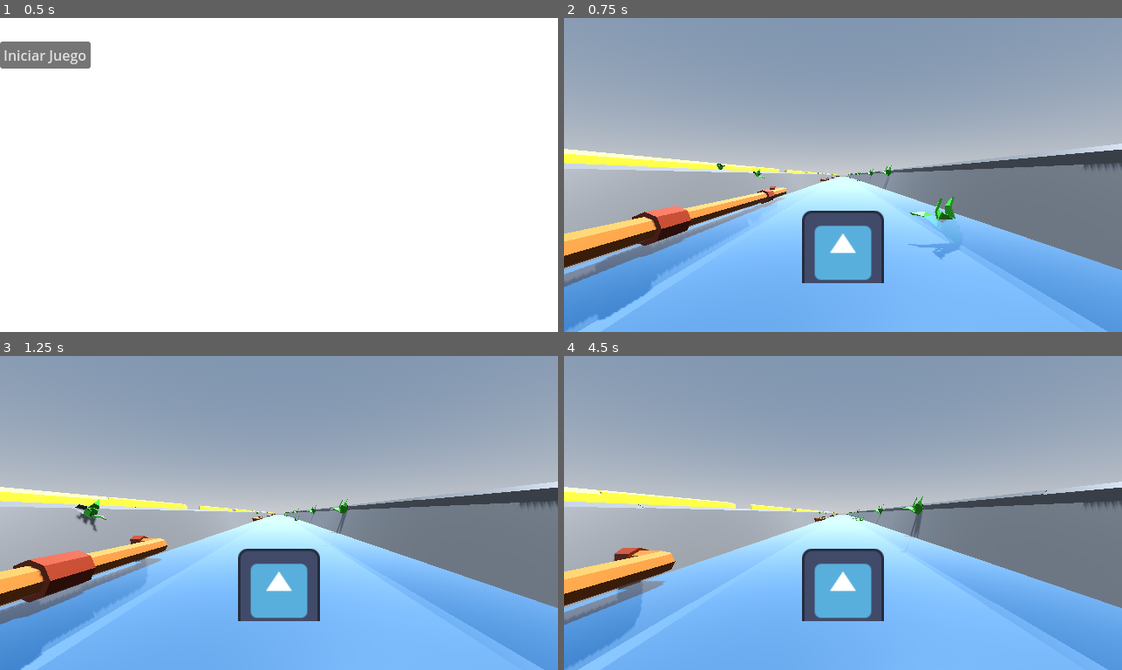
Above: before the commit, frames 1-4 (two rows, left to right).
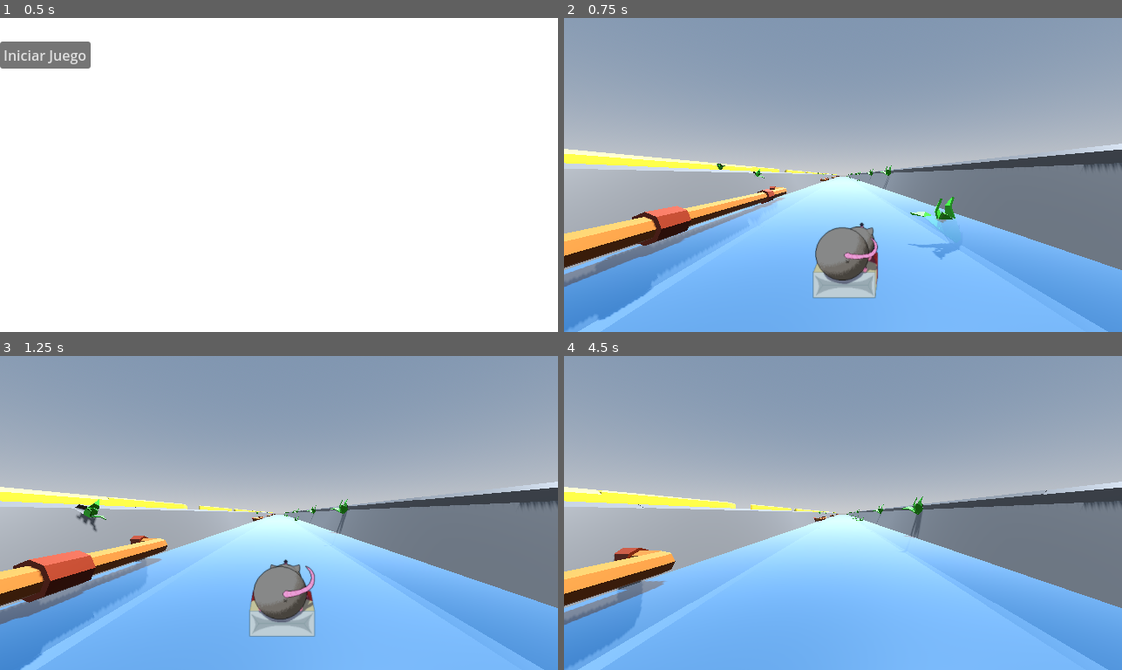
Above: after the commit, the same moments.

Repository: NahuelArrieta/RataSurfer
Game: Godot game, scene res://ui/StartMenu.tscn
The game is run twice, just before and just after one commit, with the same random seed, the same clock (stepped at 60 frames per second) and the same inputs. The engine's default icon, where the game draws it, is replaced by a stand-in: a white triangle on a blue panel in a dark square.
Inputs:
- Up to frame 1 (0.5 s): no input
- Up to frame 2 (0.75 s): click "Iniciar Juego" at 0.5 s
- Up to frame 3 (1.25 s): no input
- Up to frame 4 (4.5 s): hold Right (right) 1.28-2.03 s; tap Up (jump, bound only after the commit) at 1.35, 1.52, 1.82, 2.1, 2.27, 2.57, 2.85, 3.6, 3.77, 4.07, 4.35 s; hold Down (down) 2.03-2.78 s; hold Right (right) 2.78-4.28 s; hold Left (left) from 4.28 s (still down)

Frame 1 is identical in both runs. In frame 2, 3.9% of the frame differs, in the area x 42-58%, y 61-90%; in frame 3, 3.9%; in frame 4, 3.4%.

Commit message:
added sprite animations and jump

Diff:
--- /dev/null
+++ b/entities/animation_player.gd
@@ -0,0 +1,10 @@
+extends AnimationPlayer
+
+
+func _on_movement_handler_player_jumped() -> void:
+	play("jump")
+
+
+func _on_animation_finished(anim_name: StringName) -> void:
+	if anim_name == "jump":
+		play("idle")
--- a/entities/movement_handler.gd
+++ b/entities/movement_handler.gd
@@ -1,8 +1,12 @@
 extends Node
+
+signal player_jumped
 
 @onready var player: CharacterBody3D = $".."
 @onready var right_ray: RayCast3D = $"../RightRay"
 @onready var left_ray: RayCast3D = $"../LeftRay"
+@onready var jump_timer: Timer = $JumpTimer
+
 @export var lane_size := 5
 
 
@@ -31,6 +35,11 @@
 
 	elif Input.is_action_just_pressed("right"):
 		handle_x_movement(1)
+
+	if Input.is_action_just_pressed("jump"):
+		player_jumped.emit()
+		player.position += Vector3(0, 2.5, 0)
+		jump_timer.start()
 
 
 func handle_x_movement(direction):
@@ -73,3 +82,7 @@
 		lane = 1
 		player.position.x -= lane_size
 	player.position.y = 0
+
+
+func _on_jump_timer_timeout() -> void:
+	player.position -= Vector3(0, 2.5, 0)
--- a/entities/player.tscn
+++ b/entities/player.tscn
@@ -1,19 +1,234 @@
-[gd_scene load_steps=4 format=3 uid="uid://5ylubghgfke4"]
-
-[ext_resource type="Texture2D" uid="uid://ck5rvx6etc8mn" path="res://icon.svg" id="1_merdl"]
+[gd_scene load_steps=31 format=3 uid="uid://5ylubghgfke4"]
+
+[ext_resource type="Texture2D" uid="uid://gj7oli6ijf64" path="res://art/sprites/PowerVino.png" id="1_b0kkn"]
 [ext_resource type="Script" uid="uid://n3cq2i6dore5" path="res://entities/movement_handler.gd" id="2_b0kkn"]
+[ext_resource type="Texture2D" uid="uid://chnbgr0gnfrxh" path="res://art/sprites/Saltar.png" id="2_e4p34"]
+[ext_resource type="Script" uid="uid://b1qv4lsclr54t" path="res://entities/animation_player.gd" id="4_rfe5m"]
+
+[sub_resource type="AtlasTexture" id="AtlasTexture_rfe5m"]
+atlas = ExtResource("1_b0kkn")
+region = Rect2(0, 0, 1200, 1200)
+
+[sub_resource type="AtlasTexture" id="AtlasTexture_qly61"]
+atlas = ExtResource("1_b0kkn")
+region = Rect2(1200, 0, 1200, 1200)
+
+[sub_resource type="AtlasTexture" id="AtlasTexture_qsoyl"]
+atlas = ExtResource("1_b0kkn")
+region = Rect2(2400, 0, 1200, 1200)
+
+[sub_resource type="AtlasTexture" id="AtlasTexture_6nm46"]
+atlas = ExtResource("1_b0kkn")
+region = Rect2(3600, 0, 1200, 1200)
+
+[sub_resource type="AtlasTexture" id="AtlasTexture_i623q"]
+atlas = ExtResource("1_b0kkn")
+region = Rect2(4800, 0, 1200, 1200)
+
+[sub_resource type="AtlasTexture" id="AtlasTexture_ef06p"]
+atlas = ExtResource("1_b0kkn")
+region = Rect2(6000, 0, 1200, 1200)
+
+[sub_resource type="AtlasTexture" id="AtlasTexture_tjdhl"]
+atlas = ExtResource("1_b0kkn")
+region = Rect2(7200, 0, 1200, 1200)
+
+[sub_resource type="AtlasTexture" id="AtlasTexture_x08pd"]
+atlas = ExtResource("2_e4p34")
+region = Rect2(0, 0, 1200, 1200)
+
+[sub_resource type="AtlasTexture" id="AtlasTexture_dchgp"]
+atlas = ExtResource("2_e4p34")
+region = Rect2(1200, 0, 1200, 1200)
+
+[sub_resource type="AtlasTexture" id="AtlasTexture_kdgjc"]
+atlas = ExtResource("2_e4p34")
+region = Rect2(2400, 0, 1200, 1200)
+
+[sub_resource type="AtlasTexture" id="AtlasTexture_q0i8f"]
+atlas = ExtResource("2_e4p34")
+region = Rect2(3600, 0, 1200, 1200)
+
+[sub_resource type="AtlasTexture" id="AtlasTexture_0i614"]
+atlas = ExtResource("2_e4p34")
+region = Rect2(4800, 0, 1200, 1200)
+
+[sub_resource type="AtlasTexture" id="AtlasTexture_oprnr"]
+atlas = ExtResource("2_e4p34")
+region = Rect2(6000, 0, 1200, 1200)
+
+[sub_resource type="AtlasTexture" id="AtlasTexture_8rie4"]
+atlas = ExtResource("2_e4p34")
+region = Rect2(7200, 0, 1200, 1200)
+
+[sub_resource type="AtlasTexture" id="AtlasTexture_dp3pk"]
+atlas = ExtResource("2_e4p34")
+region = Rect2(8400, 0, 1200, 1200)
+
+[sub_resource type="AtlasTexture" id="AtlasTexture_cgp7q"]
+atlas = ExtResource("2_e4p34")
+region = Rect2(9600, 0, 1200, 1200)
+
+[sub_resource type="AtlasTexture" id="AtlasTexture_1n8aq"]
+atlas = ExtResource("2_e4p34")
+region = Rect2(10800, 0, 1200, 1200)
+
+[sub_resource type="AtlasTexture" id="AtlasTexture_28s6d"]
+atlas = ExtResource("2_e4p34")
+region = Rect2(12000, 0, 1200, 1200)
+
+[sub_resource type="AtlasTexture" id="AtlasTexture_cicqb"]
+atlas = ExtResource("2_e4p34")
+region = Rect2(13200, 0, 1200, 1200)
+
+[sub_resource type="AtlasTexture" id="AtlasTexture_hj0ki"]
+atlas = ExtResource("2_e4p34")
+region = Rect2(14400, 0, 1200, 1200)
+
+[sub_resource type="SpriteFrames" id="SpriteFrames_fruft"]
+animations = [{
+"frames": [{
+"duration": 1.0,
+"texture": SubResource("AtlasTexture_rfe5m")
+}, {
+"duration": 1.0,
+"texture": SubResource("AtlasTexture_qly61")
+}, {
+"duration": 1.0,
+"texture": SubResource("AtlasTexture_qsoyl")
+}, {
+"duration": 1.0,
+"texture": SubResource("AtlasTexture_6nm46")
+}, {
+"duration": 1.0,
+"texture": SubResource("AtlasTexture_i623q")
+}, {
+"duration": 1.0,
+"texture": SubResource("AtlasTexture_ef06p")
+}, {
+"duration": 1.0,
+"texture": SubResource("AtlasTexture_tjdhl")
+}, {
+"duration": 1.0,
+"texture": null
+}, {
+"duration": 1.0,
+"texture": SubResource("AtlasTexture_x08pd")
+}, {
+"duration": 1.0,
+"texture": SubResource("AtlasTexture_dchgp")
+}, {
+"duration": 1.0,
+"texture": SubResource("AtlasTexture_kdgjc")
+}, {
+"duration": 1.0,
+"texture": SubResource("AtlasTexture_q0i8f")
+}, {
+"duration": 1.0,
+"texture": SubResource("AtlasTexture_0i614")
+}, {
+"duration": 1.0,
+"texture": SubResource("AtlasTexture_oprnr")
+}, {
+"duration": 1.0,
+"texture": SubResource("AtlasTexture_8rie4")
+}, {
+"duration": 1.0,
+"texture": SubResource("AtlasTexture_dp3pk")
+}, {
+"duration": 1.0,
+"texture": SubResource("AtlasTexture_cgp7q")
+}, {
+"duration": 1.0,
+"texture": SubResource("AtlasTexture_1n8aq")
+}, {
+"duration": 1.0,
+"texture": SubResource("AtlasTexture_28s6d")
+}, {
+"duration": 1.0,
+"texture": SubResource("AtlasTexture_cicqb")
+}, {
+"duration": 1.0,
+"texture": SubResource("AtlasTexture_hj0ki")
+}],
+"loop": true,
+"name": &"default",
+"speed": 5.0
+}]
 
 [sub_resource type="ImporterMesh" id="ImporterMesh_b0kkn"]
 
+[sub_resource type="Animation" id="Animation_b0kkn"]
+resource_name = "idle"
+length = 0.6
+loop_mode = 1
+step = 0.1
+tracks/0/type = "value"
+tracks/0/imported = false
+tracks/0/enabled = true
+tracks/0/path = NodePath("AnimatedSprite3D:frame")
+tracks/0/interp = 1
+tracks/0/loop_wrap = true
+tracks/0/keys = {
+"times": PackedFloat32Array(0, 0.1, 0.2, 0.3, 0.4, 0.5, 0.6),
+"transitions": PackedFloat32Array(1, 1, 1, 1, 1, 1, 1),
+"update": 1,
+"values": [0, 1, 2, 3, 4, 5, 6]
+}
+
+[sub_resource type="Animation" id="Animation_e4p34"]
+length = 0.001
+tracks/0/type = "value"
+tracks/0/imported = false
+tracks/0/enabled = true
+tracks/0/path = NodePath("AnimatedSprite3D:frame")
+tracks/0/interp = 1
+tracks/0/loop_wrap = true
+tracks/0/keys = {
+"times": PackedFloat32Array(0),
+"transitions": PackedFloat32Array(1),
+"update": 1,
+"values": [8]
+}
+
+[sub_resource type="Animation" id="Animation_slxql"]
+resource_name = "jump"
+step = 0.1
+tracks/0/type = "value"
+tracks/0/imported = false
+tracks/0/enabled = true
+tracks/0/path = NodePath("AnimatedSprite3D:frame")
+tracks/0/interp = 1
+tracks/0/loop_wrap = true
+tracks/0/keys = {
+"times": PackedFloat32Array(0, 0.1, 0.2, 0.3, 0.4, 0.5, 0.6, 0.7, 0.8, 0.9, 1),
+"transitions": PackedFloat32Array(1, 1, 1, 1, 1, 1, 1, 1, 1, 1, 1),
+"update": 1,
+"values": [8, 9, 10, 11, 12, 13, 14, 15, 16, 17, 20]
+}
+
+[sub_resource type="AnimationLibrary" id="AnimationLibrary_rfe5m"]
+_data = {
+&"RESET": SubResource("Animation_e4p34"),
+&"idle": SubResource("Animation_b0kkn"),
+&"jump": SubResource("Animation_slxql")
+}
+
 [node name="Player" type="CharacterBody3D"]
 
-[node name="Sprite3D" type="Sprite3D" parent="."]
-transform = Transform3D(2, 0, 0, 0, 2, 0, 0, 0, 2, 0, 0, 0)
+[node name="AnimatedSprite3D" type="AnimatedSprite3D" parent="."]
+transform = Transform3D(0.25, 0, 0, 0, 0.25, 0, 0, 0, 0.25, 0, 0, 0)
 billboard = 1
-texture = ExtResource("1_merdl")
+no_depth_test = true
+render_priority = 8
+sprite_frames = SubResource("SpriteFrames_fruft")
+frame = 8
 
 [node name="MovementHandler" type="Node" parent="."]
 script = ExtResource("2_b0kkn")
+
+[node name="JumpTimer" type="Timer" parent="MovementHandler"]
+one_shot = true
 
 [node name="RightRay" type="RayCast3D" parent="."]
 target_position = Vector3(5, 0, 0)
@@ -27,3 +242,14 @@
 
 [node name="ImporterMeshInstance3D" type="ImporterMeshInstance3D" parent="."]
 mesh = SubResource("ImporterMesh_b0kkn")
+
+[node name="AnimationPlayer" type="AnimationPlayer" parent="."]
+libraries = {
+&"": SubResource("AnimationLibrary_rfe5m")
+}
+autoplay = "idle"
+script = ExtResource("4_rfe5m")
+
+[connection signal="player_jumped" from="MovementHandler" to="AnimationPlayer" method="_on_movement_handler_player_jumped"]
+[connection signal="timeout" from="MovementHandler/JumpTimer" to="MovementHandler" method="_on_jump_timer_timeout"]
+[connection signal="animation_finished" from="AnimationPlayer" to="AnimationPlayer" method="_on_animation_finished"]
--- a/project.godot
+++ b/project.godot
@@ -42,6 +42,12 @@
 , Object(InputEventKey,"resource_local_to_scene":false,"resource_name":"","device":-1,"window_id":0,"alt_pressed":false …(183 unchanged characters)…
 ]
 }
+jump={
+"deadzone": 0.2,
+"events": [Object(InputEventKey,"resource_local_to_scene":false,"resource_name":"","device":-1,"window_id":0,"alt_pressed":false,"shift_pressed":false,"ctrl_pressed":false,"meta_pressed":false,"pressed":false,"keycode":0,"physical_keycode":4194320,"key_label":0,"unicode":0,"location":0,"echo":false,"script":null)
+, Object(InputEventKey,"resource_local_to_scene":false,"resource_name":"","device":-1,"window_id":0,"alt_pressed":false,"shift_pressed":false,"ctrl_pressed":false,"meta_pressed":false,"pressed":false,"keycode":0,"physical_keycode":87,"key_label":0,"unicode":119,"location":0,"echo":false,"script":null)
+]
+}
 
 [layer_names]
 
Binary file added: art/sprites/PowerVino.png
Not shown, added: art/sprites/PowerVino.png.import
Binary file added: art/sprites/Saltar.png
Not shown, added: art/sprites/Saltar.png.import
Not shown, added: entities/animation_player.gd.uid
